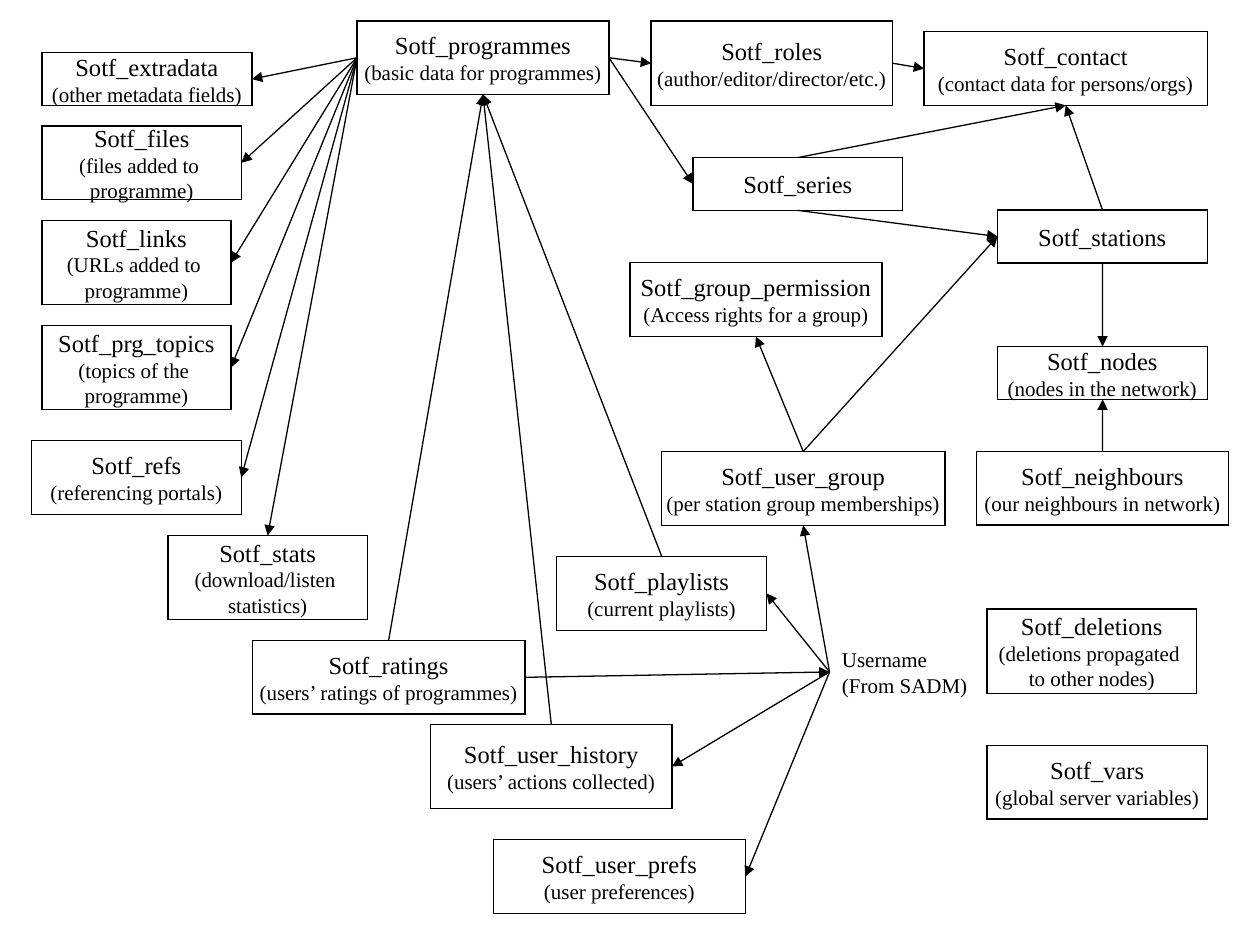
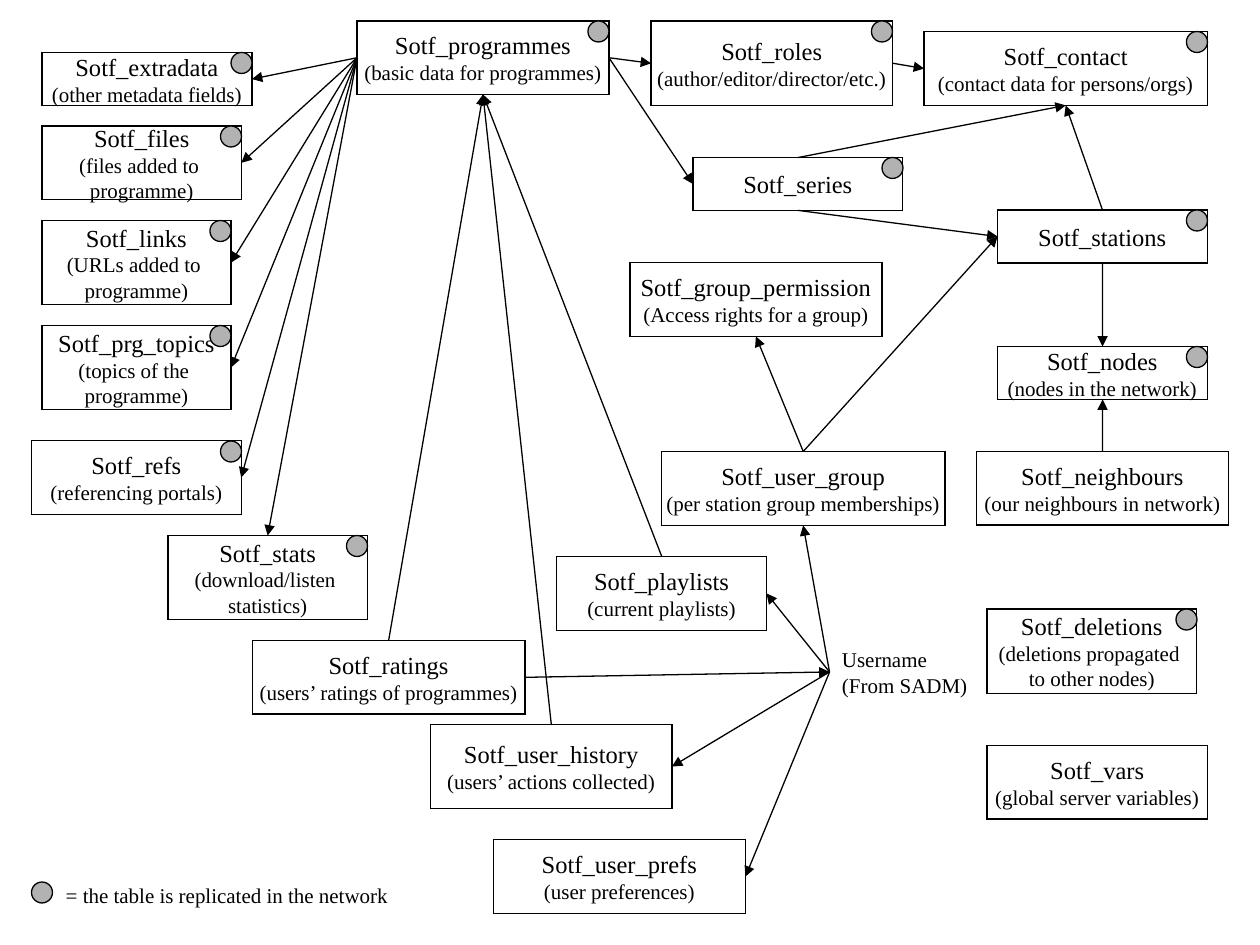
Before and after one commit to BackupTheBerlios/sotf, a slide deck: slide 1 of node/code/doc/db.ppt. Drawn at 1260x945 pixels with LibreOffice and Linux fonts; fonts in the diff are those of the drawing. Boxes give left, top, right and bottom in pixels: in the first picture for what was removed or moved away, otherwise in the second. Text is boxed around its words. In the diff, an @@ line names an element or a change of style, - is before the commit and + after.

```diff
--- a/node/code/doc/db.ppt
+++ b/node/code/doc/db.ppt
@@ ellipse added at (588,21,610,43), fill #B2B2B2, outline #000000 0.74 pt @@
@@ ellipse added at (872,21,893,43), fill #B2B2B2, outline #000000 0.74 pt @@
@@ ellipse added at (231,53,252,74), fill #B2B2B2, outline #000000 0.74 pt @@
@@ ellipse added at (1187,32,1208,53), fill #B2B2B2, outline #000000 0.74 pt @@
@@ ellipse added at (220,126,242,147), fill #B2B2B2, outline #000000 0.74 pt @@
@@ ellipse added at (882,158,903,179), fill #B2B2B2, outline #000000 0.74 pt @@
@@ ellipse added at (210,220,232,242), fill #B2B2B2, outline #000000 0.74 pt @@
@@ ellipse added at (1187,210,1208,232), fill #B2B2B2, outline #000000 0.74 pt @@
@@ ellipse added at (210,325,232,346), fill #B2B2B2, outline #000000 0.74 pt @@
@@ ellipse added at (1187,346,1208,368), fill #B2B2B2, outline #000000 0.74 pt @@
@@ ellipse added at (220,441,242,462), fill #B2B2B2, outline #000000 0.74 pt @@
@@ ellipse added at (346,536,368,557), fill #B2B2B2, outline #000000 0.74 pt @@
@@ ellipse added at (1176,609,1197,630), fill #B2B2B2, outline #000000 0.74 pt @@
@@ ellipse added at (32,882,53,903), fill #B2B2B2, outline #000000 0.74 pt @@
@@ text added at (83,888,388,908), 12 pt, text #000000 @@
+= the table is replicated in the network
```
Also in this commit, not shown: 5 other files.
